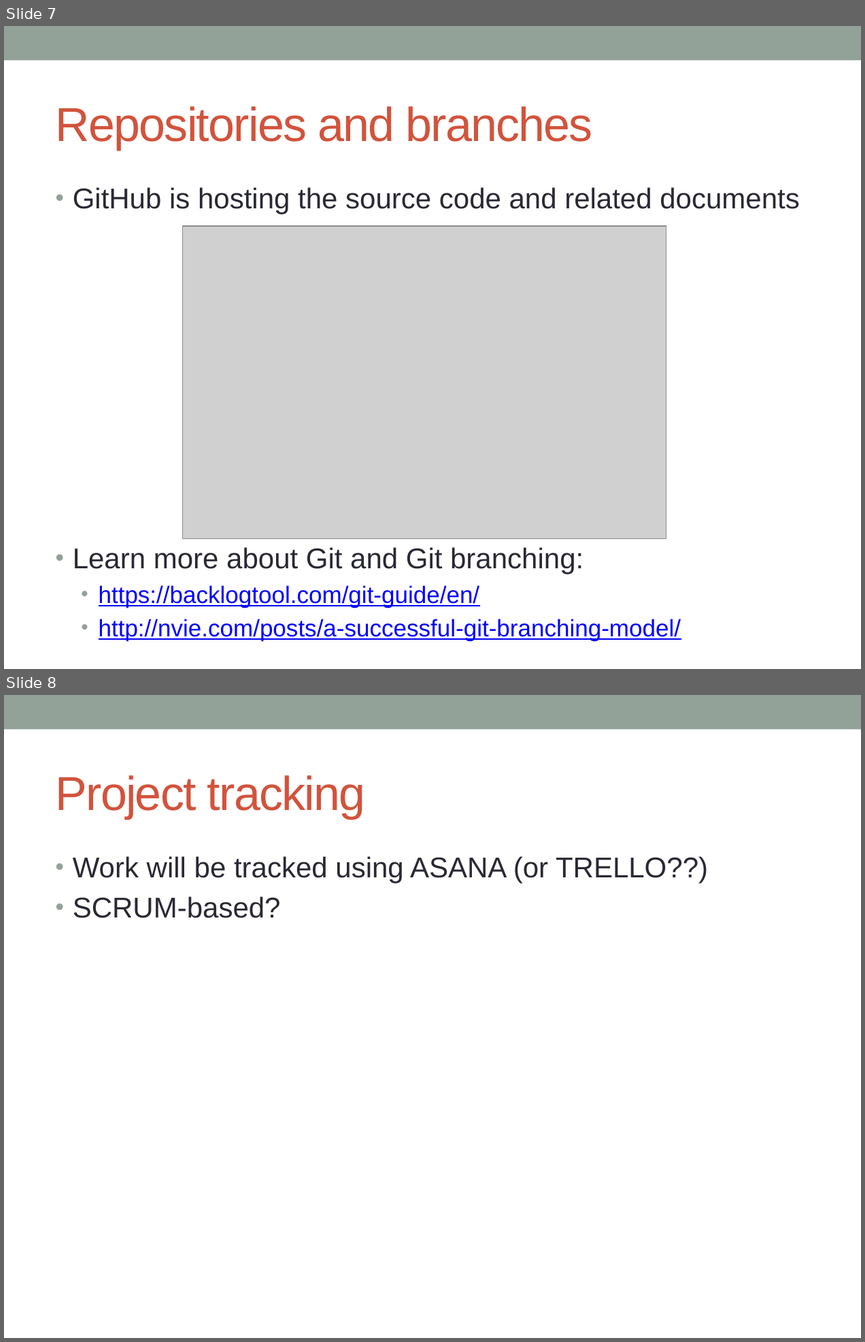
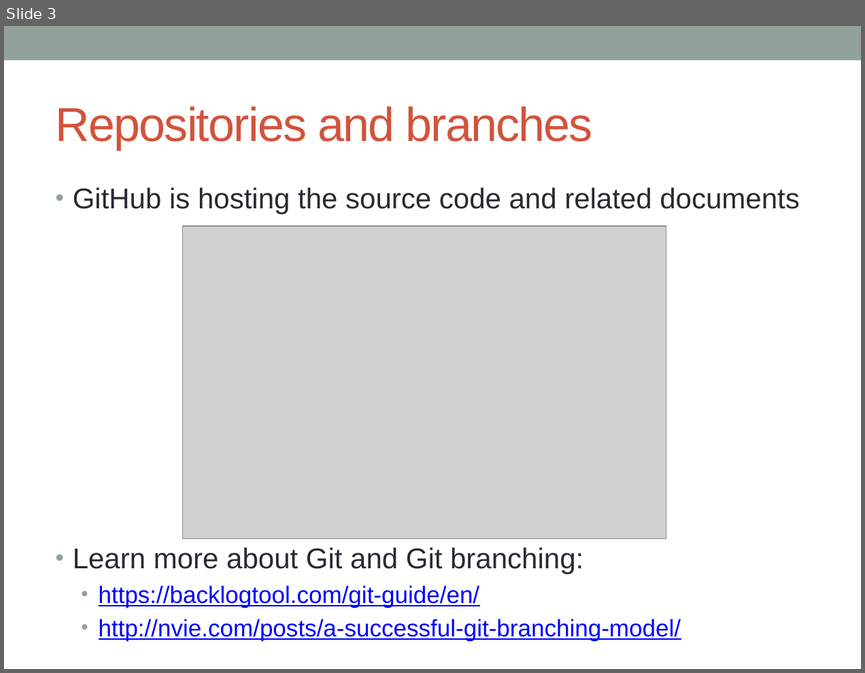
Before and after one commit to SIMULATOR-WG/SHARC, a slide deck: docs/Welcome to SHARC.pptx. Shown one above the other, each under a label of ours: slides 7 and 8 before the commit, slide 3 after it. The pictures are 865x1342 and 865x673 pixels, drawn with LibreOffice and Linux fonts; fonts in the diff are those of the drawing; grey boxes stand for pictures. Boxes give left, top, right and bottom in pixels: in the first picture for what was removed or moved away, otherwise in the second. Text is boxed around its words. In the diff, an @@ line names an element or a change of style, - is before the commit and + after.

```diff
--- a/docs/Welcome to SHARC.pptx
+++ b/docs/Welcome to SHARC.pptx
@@ slide 8 removed at <box>4,695,861,1338</box>, background #FFFFFF; not listed: 1 template element that a slide beside it also shows @@
@@ title removed at <box>56,775,366,819</box> @@
-Project tracking
@@ text removed at <box>73,856,708,918</box> @@
-• Work will be tracked using ASANA (or TRELLO??)
-• SCRUM-based?
@@ what was slide 7 is now slide 3 @@
```
Also in this commit, not shown: 3 slides changed, 8 slides added, 2 other slides removed, 2 other files.
